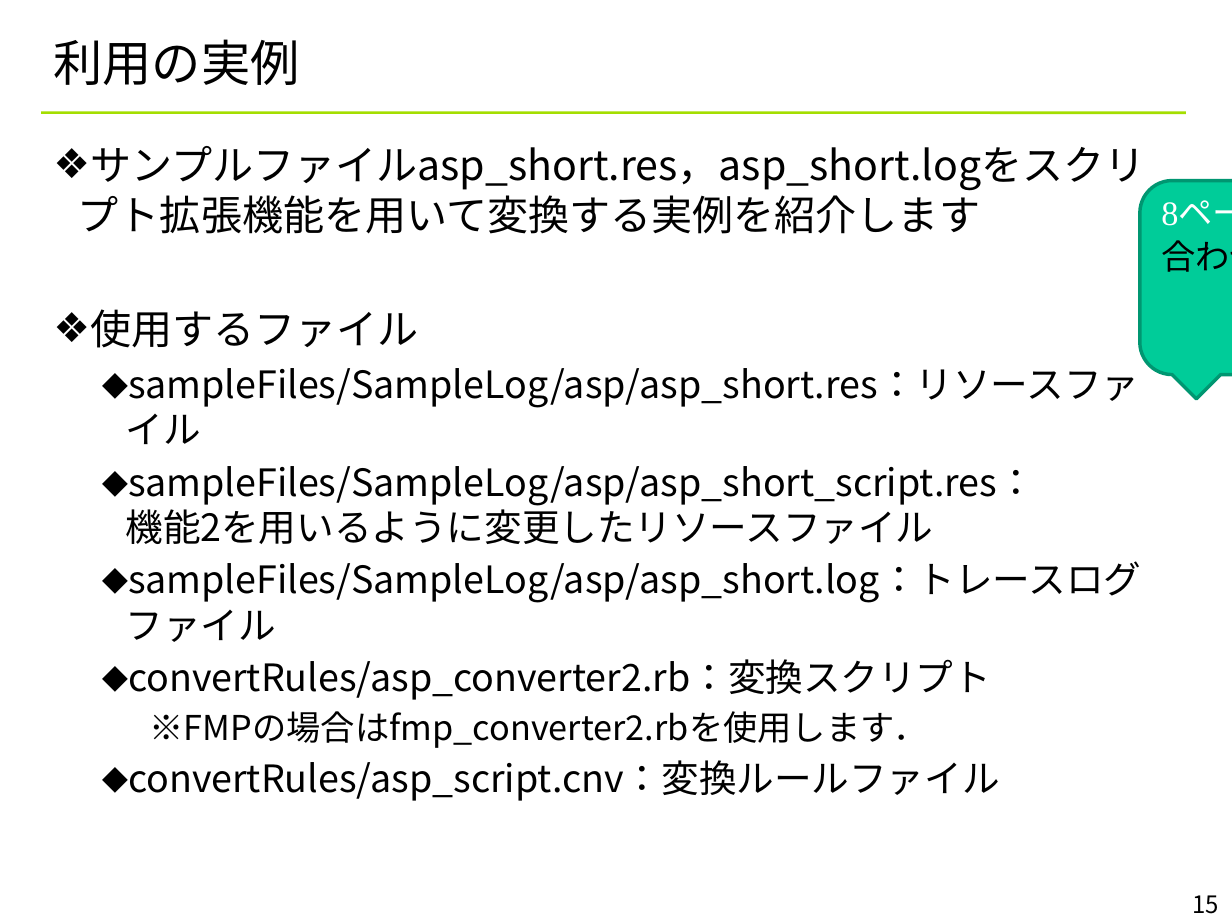
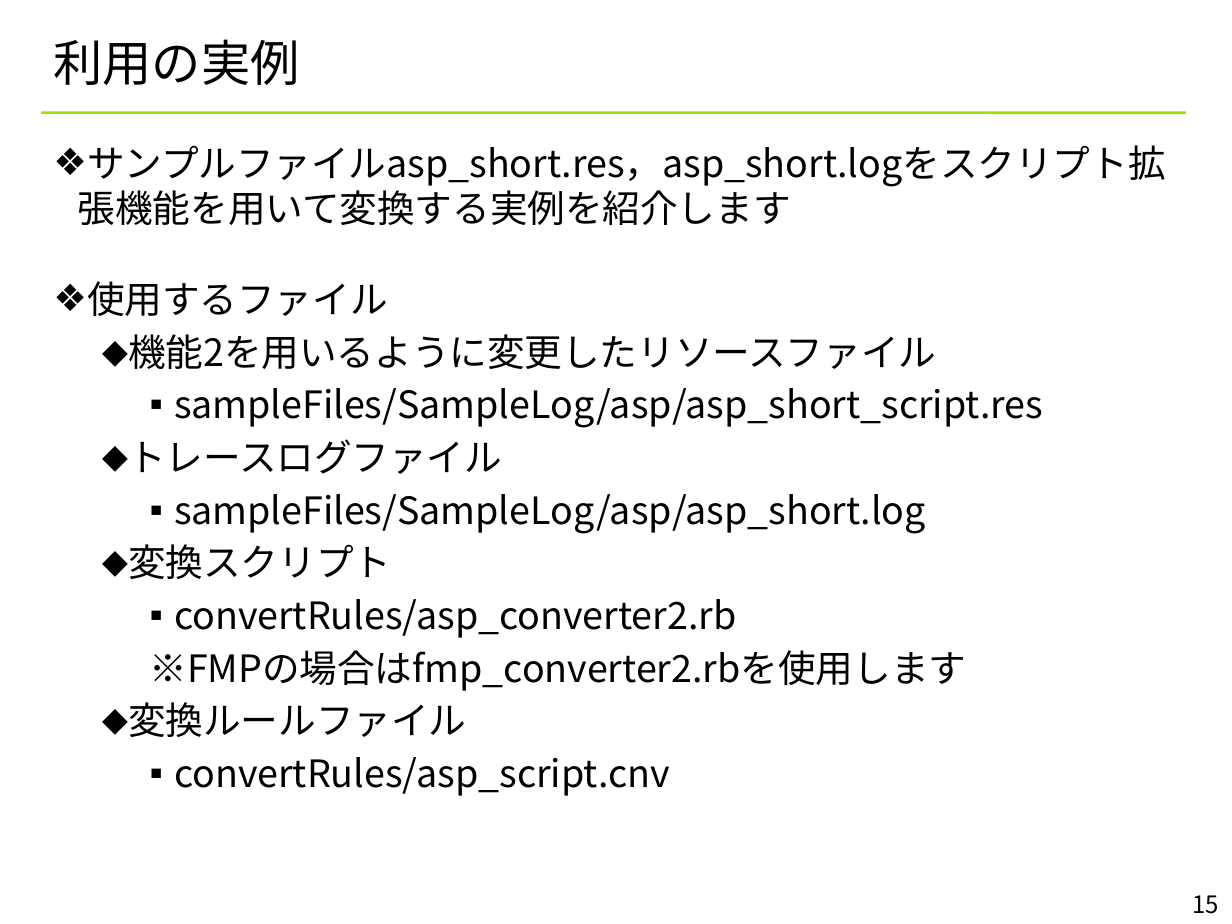
Before and after one commit to YixiaoLi/tlv4mc, a slide deck: slide 15 of doc/converter_manual.pptx. Drawn at 1232x924 pixels with LibreOffice and Linux fonts; fonts in the diff are those of the drawing; background and template pictures are left out. Boxes give left, top, right and bottom in pixels: in the first picture for what was removed or moved away, otherwise in the second. Text is boxed around its words. In the diff, an @@ line names an element or a change of style, - is before the commit and + after.

```diff
--- a/doc/converter_manual.pptx
+++ b/doc/converter_manual.pptx
@@ text at <box>87,145,1166,316</box>: size 24 to 22 pt in "サンプルファイルasp_short.res，asp_short.logをスクリプト拡張機能を用いて変換する実例を紹介しま ...", "使用するファイル" @@
@@ rounded speech box removed at <box>1140,181,1232,375</box> @@
-8ページとフォーマットを
-合わせる
@@ text at <box>128,334,1043,796</box>: text changed @@
-  ⬥ sampleFiles/SampleLog/asp/asp_short.res：リソースファイル
-  ⬥ sampleFiles/SampleLog/asp/asp_short_script.res：
-    機能2を用いるように変更したリソースファイル
-  ⬥ sampleFiles/SampleLog/asp/asp_short.log：トレースログファイル
-  ⬥ convertRules/asp_converter2.rb：変換スクリプト
-    ※FMPの場合はfmp_converter2.rbを使用します．
-  ⬥ convertRules/asp_script.cnv：変換ルールファイル
+  ⬥ 機能2を用いるように変更したリソースファイル
+    ▪ sampleFiles/SampleLog/asp/asp_short_script.res
+  ⬥ トレースログファイル
+    ▪ sampleFiles/SampleLog/asp/asp_short.log
+  ⬥ 変換スクリプト
+    ▪ convertRules/asp_converter2.rb
+    ※FMPの場合はfmp_converter2.rbを使用します
+  ⬥ 変換ルールファイル
+    ▪ convertRules/asp_script.cnv
```
Also in this commit, not shown: 5 other slides changed.
